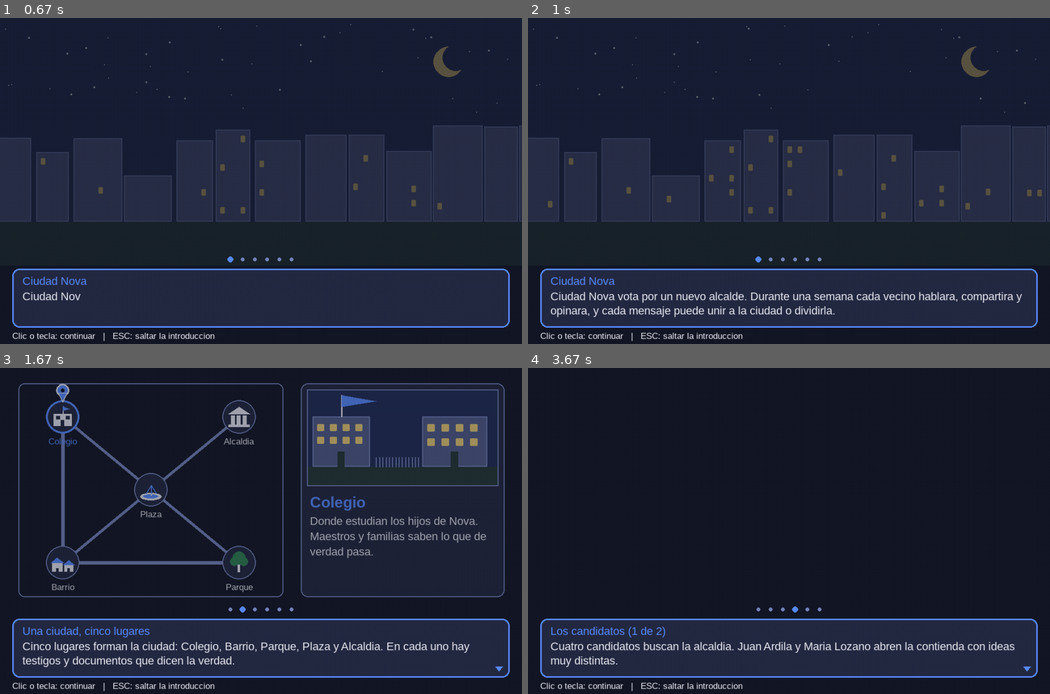
Above: before the commit, frames 1-4 (two rows, left to right).
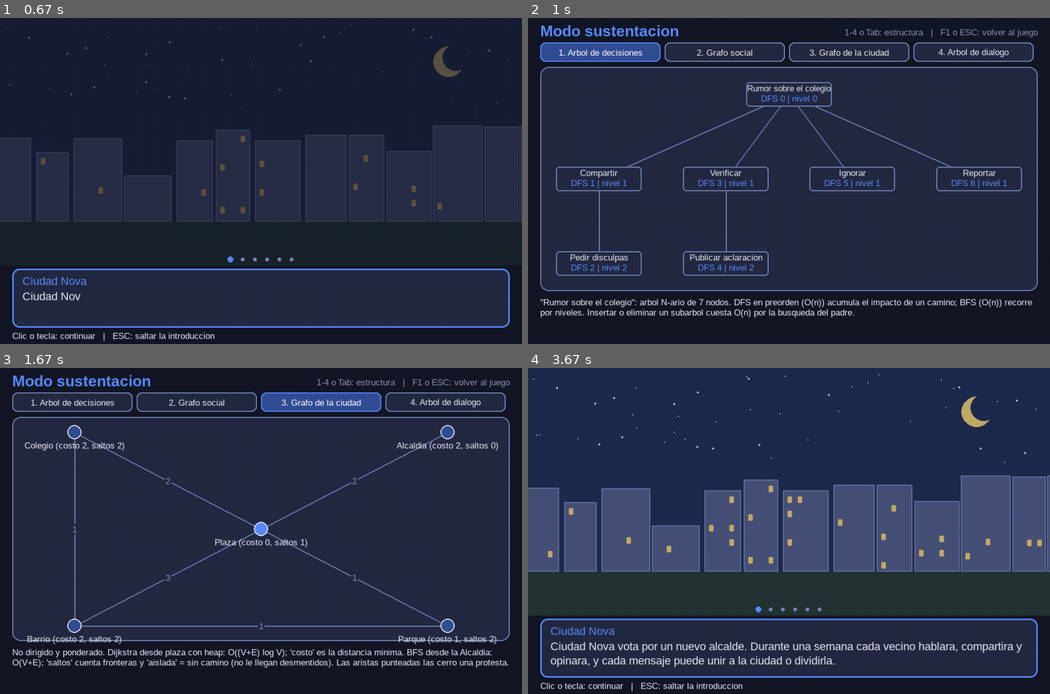
Above: after the commit, the same moments.

Repository: Jsvarela/POST-TRUTH
Game: pygame game, started from src/main.py
The game is run twice, just before and just after one commit, with the same random seed, the same clock (stepped at 60 frames per second) and the same inputs.
Inputs (mouse positions are in pixels of both pictures, inside the frame that each line leads up to):
- Up to frame 1 (0.67 s): click "Jugar" at 0.38 s
- Up to frame 2 (1 s): hold F1 from 0.67 s (still down); hold Up from 0.67 s (still down); move the mouse to (768, 194) at 0.7 s
- Up to frame 3 (1.67 s): release F1 at 1.13 s; release Up at 1.13 s; tap 2 at 1.17 s; tap 3 at 1.5 s
- Up to frame 4 (3.67 s): tap 4 at 1.83 s; click (601, 400) at 2.22 s, where only the run after the commit has a clickable "1. Arbol de decisiones"; tap 2 at 2.5 s; hold 1 2.83-3.3 s; hold Up 2.83-3.3 s; hold F1 from 3.33 s (still down); hold Up from 3.33 s (still down)

Frame 1 is identical in both runs. In frame 2, 21% of the frame differs, in the area x 0-100%, y 1-100%; in frame 3, 59%; in frame 4, 78%, in the area x 0-100%, y 0-94%.

Commit message:
Modo sustentacion con F1: arbol de decisiones, grafo social, grafo de la ciudad y arbol de dialogo en crudo con sus recorridos

Diff:
--- a/src/post_truth/controllers/state_manager.py
+++ b/src/post_truth/controllers/state_manager.py
@@ -17,6 +17,7 @@
         self._t = 0.0
         self._destino = ""
         self.capa = None   # capa global encima de todo (HUD compacto y textos flotantes)
+        self.sustentacion = None   # modo sustentacion (F1): tapa todo y pausa la pantalla de abajo
 
     def registrar(self, nombre: str, estado: BaseState) -> None:
         self._estados[nombre] = estado
@@ -50,10 +51,19 @@
         return 0.0
 
     def handle_event(self, event: pygame.event.Event) -> None:
+        s = self.sustentacion
+        if s is not None and (s.activo or (event.type == pygame.KEYDOWN and event.key == pygame.K_F1)):
+            if s.activo:
+                s.handle_event(event)
+            else:
+                s.alternar()
+            return
         if self._actual and not self.en_fundido:
             self._actual.handle_event(event)
 
     def update(self, dt: float) -> None:
+        if self.sustentacion is not None and self.sustentacion.activo:
+            return
         if self._fase == "salida":
             self._t += dt
             if self._t >= DURACION_FUNDIDO:
@@ -80,3 +90,5 @@
             velo = pygame.Surface(pantalla.get_size(), pygame.SRCALPHA)
             velo.fill((*self._color_fundido(), round(255 * opacidad)))
             pantalla.blit(velo, (0, 0))
+        if self.sustentacion is not None and self.sustentacion.activo:
+            self.sustentacion.draw(pantalla)
--- /dev/null
+++ b/src/post_truth/controllers/sustentacion.py
@@ -0,0 +1,112 @@
+"""Modo sustentacion (F1 desde cualquier pantalla): capa encima del juego, que queda en pausa debajo. Arma con los
+datos de la partida (o de data/ si no hay partida) lo que la vista dibuja; los recorridos los hacen las estructuras."""
+import pygame
+
+from post_truth.config import RUTA_EVENTOS, RUTA_GRAFO_CIUDAD, RUTA_GRAFO_SOCIAL
+from post_truth.decision_tree import load_trees
+from post_truth.models.chat import datos as datos_chat
+from post_truth.structures.grafo_ciudad import GrafoCiudad
+from post_truth.structures.grafo_social import GrafoSocial
+from post_truth.views.sustentacion_view import (PESTANAS, GrafoVista, NodoVista, dibujar_sustentacion,
+                                                rect_pestana)
+
+TECLAS = {pygame.K_1: 0, pygame.K_2: 1, pygame.K_3: 2, pygame.K_4: 3}
+VALOR_DIALOGO = {"desescalar": 1, "ignorar": 0, "amplificar": -1}
+
+
+class Sustentacion:
+    def __init__(self, app) -> None:
+        self.app = app
+        self.activo = False
+        self.pestana = 0
+
+    def alternar(self) -> None:
+        self.activo = not self.activo
+
+    def handle_event(self, event: pygame.event.Event) -> None:
+        if event.type == pygame.KEYDOWN:
+            if event.key in (pygame.K_F1, pygame.K_ESCAPE):
+                self.activo = False
+            elif event.key in TECLAS:
+                self.pestana = TECLAS[event.key]
+            elif event.key == pygame.K_TAB:
+                self.pestana = (self.pestana + 1) % len(PESTANAS)
+        elif event.type == pygame.MOUSEBUTTONDOWN and event.button == 1:
+            for i in range(len(PESTANAS)):
+                if rect_pestana(i).collidepoint(event.pos):
+                    self.pestana = i
+
+    def _sesion(self):
+        return self.app.partida or getattr(self.app.estados.estado("escena"), "_sesion", None)
+
+    # --- contenido de cada pestana --------------------------------------------------------------------
+    def arbol_decisiones(self) -> tuple[list[NodoVista], str]:
+        s = self._sesion()
+        arbol = s.arbol if s is not None else load_trees(RUTA_EVENTOS)[0]
+        orden_dfs = {n.node_id: i for i, n in enumerate(arbol.dfs_nodes())}
+        nivel, padre = {arbol.root.node_id: 0}, {arbol.root.node_id: None}
+        for n in arbol.bfs_nodes():                       # BFS por niveles
+            for h in n.children:
+                nivel[h.node_id], padre[h.node_id] = nivel[n.node_id] + 1, n.node_id
+        nodos = [NodoVista(n.node_id, n.label, f"DFS {orden_dfs[n.node_id]} | nivel {nivel[n.node_id]}",
+                           padre[n.node_id]) for n in arbol.bfs_nodes()]
+        texto = (f"\"{arbol.event.title}\": arbol N-ario de {len(nodos)} nodos. DFS en preorden (O(n)) acumula el "
+                 "impacto de un camino; BFS (O(n)) recorre por niveles. Insertar o eliminar un subarbol cuesta O(n) "
+                 "por la busqueda del padre.")
+        return nodos, texto
+
+    def grafo_social(self) -> tuple[GrafoVista, str]:
+        s = self._sesion()
+        g = s.grafo if s is not None else GrafoSocial.cargar(RUTA_GRAFO_SOCIAL)
+        v = s.en_vivo if s is not None else None
+        origen = v.autor if v is not None else "tomas"
+        nivel = g.niveles(origen)                         # BFS: la ola en que llegaria a cada uno
+        vista = GrafoVista({c.id: c.pos for c in g.vertices()},
+                           {c.id: f"{c.id} (ola {nivel.get(c.id, '-')})" for c in g.vertices()},
+                           [(a.origen, a.destino, f"{a.peso:.2f}", False) for a in g.aristas()], True, {origen})
+        texto = (f"Lista de adyacencia dirigida y ponderada: {len(g.vertices())} ciudadanos y {len(g.aristas())} "
+                 f"aristas (peso = influencia). BFS por olas desde {origen}: O(V+E); la ola de cada uno es su nivel. "
+                 "En vivo, una ola por segundo; Dijkstra con costo 1/peso da el tiempo de llegada.")
+        return vista, texto
+
+    def grafo_ciudad(self) -> tuple[GrafoVista, str]:
+        s = self._sesion()
+        g = s.mapa if s is not None else GrafoCiudad.cargar(RUTA_GRAFO_CIUDAD)
+        desde = s.jugador_actual.zona if s is not None else g.zona_inicial
+        costos = g.costos_desde(desde)                    # Dijkstra con heap
+        saltos = g.saltos("alcaldia") if "alcaldia" in g else {}
+        cerradas = [tuple(c.split("|")) for c in getattr(s, "protestas", {})]
+        aristas = [(a, b, str(d), False) for a, b, d in g.conexiones()] + [(a, b, "cerrada", True)
+                                                                            for a, b in cerradas if a in g and b in g]
+        vista = GrafoVista({z.id: z.pos for z in g.zonas()},
+                           {z.id: f"{z.nombre} (costo {costos.get(z.id, 'inf')}, saltos {saltos.get(z.id, 'aislada')})"
+                            for z in g.zonas()}, aristas, False, {desde})
+        texto = (f"No dirigido y ponderado. Dijkstra desde {desde} con heap: O((V+E) log V); 'costo' es la distancia "
+                 "minima. BFS desde la Alcaldia: O(V+E); 'saltos' cuenta fronteras y 'aislada' = sin camino (no le "
+                 "llegan desmentidos). Las aristas punteadas las cerro una protesta.")
+        return vista, texto
+
+    def arbol_dialogo(self) -> tuple[list[NodoVista], str]:
+        raiz = datos_chat()[1]
+        _, mejor = raiz.mejor_camino(lambda o: VALOR_DIALOGO[o.tipo])   # DFS
+        nodos = [NodoVista("r", raiz.hablante, "raiz", None, True)]
+
+        def bajar(nodo, id: str, camino: list[int]) -> None:
+            for i, o in enumerate(nodo.opciones):
+                hijo = f"{id}.{i}"
+                en_mejor = camino[:len(camino) + 1] + [i] == mejor[:len(camino) + 1]
+                nodos.append(NodoVista(hijo, o.tipo, (o.hijo.hablante if o.hijo else "fin"), id, en_mejor))
+                if o.hijo is not None:
+                    bajar(o.hijo, hijo, camino + [i])
+        bajar(raiz, "r", [])
+        texto = (f"Chat del Colegio: arbol N-ario de {raiz.profundidad()} turnos y {raiz.contar_finales()} finales. "
+                 "Jugar es bajar de la raiz a una hoja: O(h). DFS (O(n)) cuenta los finales y halla el mejor camino "
+                 "(resaltado: desescalar siempre).")
+        return nodos, texto
+
+    def contenido(self):
+        return (self.arbol_decisiones, self.grafo_social, self.grafo_ciudad, self.arbol_dialogo)[self.pestana]()
+
+    def draw(self, pantalla: pygame.Surface) -> None:
+        contenido, texto = self.contenido()
+        dibujar_sustentacion(pantalla, self.app.fuentes, self.app.temas.actual, self.pestana, contenido, texto)
--- a/src/post_truth/pygame_app.py
+++ b/src/post_truth/pygame_app.py
@@ -13,6 +13,7 @@
 from post_truth.controllers.resumen_state import ResumenState
 from post_truth.controllers.seleccion_state import SeleccionState
 from post_truth.controllers.state_manager import StateManager
+from post_truth.controllers.sustentacion import Sustentacion
 from post_truth.controllers.telefono_state import TelefonoState
 from post_truth.models.personaje import Personaje
 from post_truth.views.componentes import Fuentes
@@ -41,6 +42,7 @@
         self.volumen = 0.7              # de 0 a 1 (Opciones del menu)
         self.estados = StateManager(lambda: self.temas.actual.fondo)
         self.estados.capa = CapaRetro(self.fuentes, self.temas)
+        self.estados.sustentacion = Sustentacion(self)
         self.estados.registrar("menu", MenuState(self))
         self.estados.registrar("intro", IntroState(self))
         self.estados.registrar("seleccion", SeleccionState(self))
--- a/src/post_truth/structures/grafo_social.py
+++ b/src/post_truth/structures/grafo_social.py
@@ -2,6 +2,7 @@
 from __future__ import annotations
 
 import heapq
+from collections import deque
 import json
 import random
 from dataclasses import dataclass, field
@@ -180,6 +181,19 @@
 
     def aristas(self) -> list[Arista]:
         return [a for vecinos in self._ady.values() for a in vecinos.values()]
+
+    def niveles(self, origen: str) -> dict[str, int]:
+        """BFS desde `origen`: en que ola llegaria la noticia a cada ciudadano (sin azar). O(V+E)."""
+        self._exigir(origen)
+        nivel = {origen: 0}
+        cola = deque([origen])
+        while cola:
+            u = cola.popleft()
+            for v in self._ady[u]:
+                if v not in nivel:
+                    nivel[v] = nivel[u] + 1
+                    cola.append(v)
+        return nivel
 
     def debilitar_salientes(self, id: str, factor: float) -> list[tuple[str, str]]:
         """Multiplica por `factor` el peso de las aristas salientes."""
--- /dev/null
+++ b/src/post_truth/views/sustentacion_view.py
@@ -0,0 +1,150 @@
+"""Modo sustentacion (F1): las estructuras de datos en crudo, fuera de la vista normal del jugador.
+Arbol de decisiones (orden DFS y nivel BFS), grafo social (pesos y olas BFS), grafo de la ciudad (distancias,
+Dijkstra, BFS de aislamiento) y arbol de dialogo del chat (mejor camino por DFS)."""
+import math
+from dataclasses import dataclass, field
+
+import pygame
+
+from post_truth.config import ALTO, ANCHO, px
+from post_truth.views.componentes import Fuentes, ajustar_texto, panel
+from post_truth.views.theme import TOKENS, Tema, esp
+
+PESTANAS = ("Arbol de decisiones", "Grafo social", "Grafo de la ciudad", "Arbol de dialogo")
+AREA = pygame.Rect(px(24), px(96), ANCHO - px(48), ALTO - px(200))
+
+
+@dataclass
+class NodoVista:
+    """Un nodo ya dispuesto para dibujar: texto, marcas y a quien cuelga."""
+    id: str
+    texto: str
+    marca: str = ""            # p. ej. "DFS 3 | nivel 1"
+    padre: str | None = None
+    resaltado: bool = False
+
+
+@dataclass
+class GrafoVista:
+    nodos: dict[str, tuple[float, float]]                 # id -> posicion normalizada 0..1
+    etiquetas: dict[str, str]
+    aristas: list[tuple[str, str, str, bool]]             # (a, b, texto, cerrada)
+    dirigido: bool = False
+    resaltados: set[str] = field(default_factory=set)
+
+
+def rect_pestana(i: int) -> pygame.Rect:
+    ancho = (ANCHO - px(48)) // len(PESTANAS)
+    return pygame.Rect(px(24) + i * ancho, px(48), ancho - esp(1), px(38))
+
+
+def dibujar_sustentacion(pantalla: pygame.Surface, fuentes: Fuentes, tema: Tema, pestana: int, contenido,
+                         explicacion: str) -> None:
+    pantalla.fill(tema.fondo)
+    pantalla.blit(fuentes.grande.render("Modo sustentacion", True, tema.acento), (px(24), px(8)))
+    ayuda = fuentes.chica.render("1-4 o Tab: estructura   |   F1 o ESC: volver al juego", True, tema.texto_off)
+    pantalla.blit(ayuda, ayuda.get_rect(topright=(ANCHO - px(24), px(18))))
+    for i, nombre in enumerate(PESTANAS):
+        r = rect_pestana(i)
+        activa = i == pestana
+        pygame.draw.rect(pantalla, tema.boton if activa else tema.panel, r, border_radius=px(TOKENS.radio_m))
+        pygame.draw.rect(pantalla, tema.acento if activa else tema.borde, r, px(2), border_radius=px(TOKENS.radio_m))
+        img = fuentes.chica.render(f"{i + 1}. {nombre}", True, tema.boton_texto if activa else tema.texto)
+        pantalla.blit(img, img.get_rect(center=r.center))
+    panel(pantalla, tema, AREA, 255)
+    interior = AREA.inflate(-px(60), -px(60))
+    if isinstance(contenido, GrafoVista):
+        _grafo(pantalla, fuentes, tema, interior, contenido)
+    else:
+        _arbol(pantalla, fuentes, tema, interior, contenido)
+    caja = pygame.Rect(px(24), AREA.bottom + esp(2), ANCHO - px(48), ALTO - AREA.bottom - esp(4))
+    y = caja.y
+    for linea in ajustar_texto(explicacion, fuentes.chica, caja.w)[:4]:
+        pantalla.blit(fuentes.chica.render(linea, True, tema.texto), (caja.x, y))
+        y += fuentes.chica.get_linesize()
+
+
+def disponer_arbol(nodos: list[NodoVista]) -> dict[str, tuple[float, float]]:
+    """Hojas repartidas a lo ancho en orden DFS; cada padre en el centro de sus hijos; y = profundidad."""
+    hijos: dict[str | None, list[str]] = {}
+    for n in nodos:
+        hijos.setdefault(n.padre, []).append(n.id)
+    pos: dict[str, tuple[float, float]] = {}
+    hojas = [0]
+    profundidad = {}
+
+    def colocar(id: str, d: int) -> float:
+        profundidad[id] = d
+        if not hijos.get(id):
+            x = hojas[0]
+            hojas[0] += 1
+        else:
+            xs = [colocar(h, d + 1) for h in hijos[id]]
+            x = (xs[0] + xs[-1]) / 2
+        pos[id] = (x, d)
+        return x
+    for raiz in hijos.get(None, []):
+        colocar(raiz, 0)
+    ancho, alto = max(1, hojas[0] - 1), max(1, max(profundidad.values(), default=0))
+    return {id: (x / ancho if hojas[0] > 1 else 0.5, d / alto) for id, (x, d) in pos.items()}
+
+
+def _arbol(pantalla: pygame.Surface, fuentes: Fuentes, tema: Tema, area: pygame.Rect, nodos: list[NodoVista]) -> None:
+    pos = disponer_arbol(nodos)
+    por_nivel: dict[float, int] = {}
+    for _, y in pos.values():
+        por_nivel[y] = por_nivel.get(y, 0) + 1
+    ancho_nivel = {y: min(px(170), area.w // n) for y, n in por_nivel.items()}   # cada nivel reparte su ancho
+    alto = fuentes.chica.get_linesize() * 2 + esp(1)
+    util = area.inflate(-max(ancho_nivel.values()), -alto)   # los nodos de la orilla no se salen
+    p = {id: (util.x + round(x * util.w), util.y + round(y * util.h)) for id, (x, y) in pos.items()}
+    por_id = {n.id: n for n in nodos}
+    for n in nodos:
+        if n.padre is not None:
+            color = tema.acento if n.resaltado and por_id[n.padre].resaltado else tema.borde
+            pygame.draw.line(pantalla, color, p[n.padre], p[n.id], px(3 if n.resaltado else 2))
+    for n in nodos:
+        caja = pygame.Rect(0, 0, ancho_nivel[pos[n.id][1]] - px(2), alto)
+        caja.center = p[n.id]
+        pygame.draw.rect(pantalla, tema.boton if n.resaltado else tema.panel, caja, border_radius=px(6))
+        pygame.draw.rect(pantalla, tema.acento if n.resaltado else tema.borde, caja, px(2), border_radius=px(6))
+        for i, (texto, color) in enumerate(((n.texto[:22], tema.texto), (n.marca, tema.acento))):
+            img = fuentes.chica.render(texto, True, color)
+            if img.get_width() > caja.w - px(4):   # se encoge para caber en su columna
+                img = pygame.transform.smoothscale(img, (caja.w - px(4), img.get_height()))
+            pantalla.blit(img, img.get_rect(midtop=(caja.centerx, caja.y + px(2) + i * fuentes.chica.get_linesize())))
+
+
+def _grafo(pantalla: pygame.Surface, fuentes: Fuentes, tema: Tema, area: pygame.Rect, g: GrafoVista) -> None:
+    p = {id: (area.x + round(x * area.w), area.y + round(y * area.h)) for id, (x, y) in g.nodos.items()}
+    for a, b, texto, cerrada in g.aristas:
+        if a not in p or b not in p:
+            continue
+        ini, fin = p[a], p[b]
+        if cerrada:   # arista eliminada: punteada
+            largo = max(1, math.dist(ini, fin))
+            for k in range(0, int(largo), px(14)):
+                f0, f1 = k / largo, min(1.0, (k + px(7)) / largo)
+                pygame.draw.line(pantalla, tema.malo, (ini[0] + (fin[0] - ini[0]) * f0, ini[1] + (fin[1] - ini[1]) * f0),
+                                 (ini[0] + (fin[0] - ini[0]) * f1, ini[1] + (fin[1] - ini[1]) * f1), px(2))
+        else:
+            pygame.draw.line(pantalla, tema.borde, ini, fin, px(2))
+        if g.dirigido and not cerrada:   # punta de flecha cerca del destino
+            ang = math.atan2(fin[1] - ini[1], fin[0] - ini[0])
+            punta = (fin[0] - math.cos(ang) * px(16), fin[1] - math.sin(ang) * px(16))
+            pygame.draw.polygon(pantalla, tema.borde, [punta, (punta[0] - math.cos(ang - 0.4) * px(9),
+                                punta[1] - math.sin(ang - 0.4) * px(9)), (punta[0] - math.cos(ang + 0.4) * px(9),
+                                punta[1] - math.sin(ang + 0.4) * px(9))])
+        if texto:
+            medio = ((ini[0] * 2 + fin[0]) / 3, (ini[1] * 2 + fin[1]) / 3) if g.dirigido else (
+                (ini[0] + fin[0]) / 2, (ini[1] + fin[1]) / 2)
+            img = fuentes.chica.render(texto, True, tema.texto_off)
+            fondo = img.get_rect(center=(round(medio[0]), round(medio[1]))).inflate(px(4), px(2))
+            pygame.draw.rect(pantalla, tema.panel, fondo)
+            pantalla.blit(img, fondo.move(px(2), px(1)))
+    for id, centro in p.items():
+        resaltado = id in g.resaltados
+        pygame.draw.circle(pantalla, tema.acento if resaltado else tema.boton, centro, px(14))
+        pygame.draw.circle(pantalla, tema.texto, centro, px(14), px(2))
+        img = fuentes.chica.render(g.etiquetas.get(id, id), True, tema.texto)
+        pantalla.blit(img, img.get_rect(midtop=(centro[0], centro[1] + px(16))))
Not shown, changed: README.md
